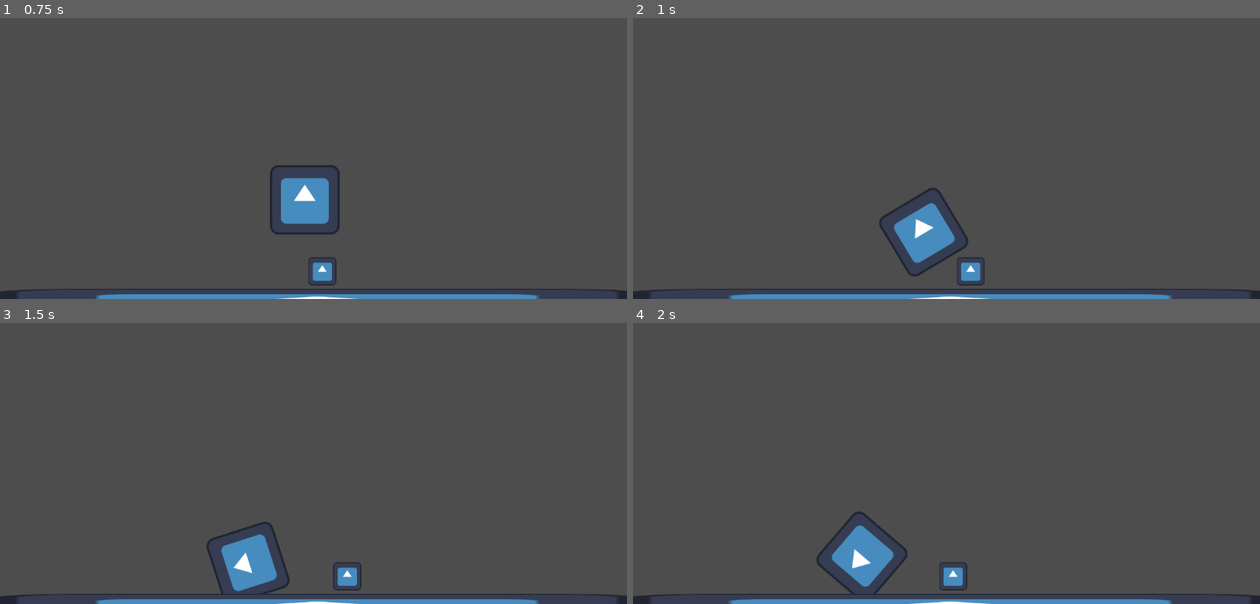
Above: before the commit, frames 1-4 (two rows, left to right).
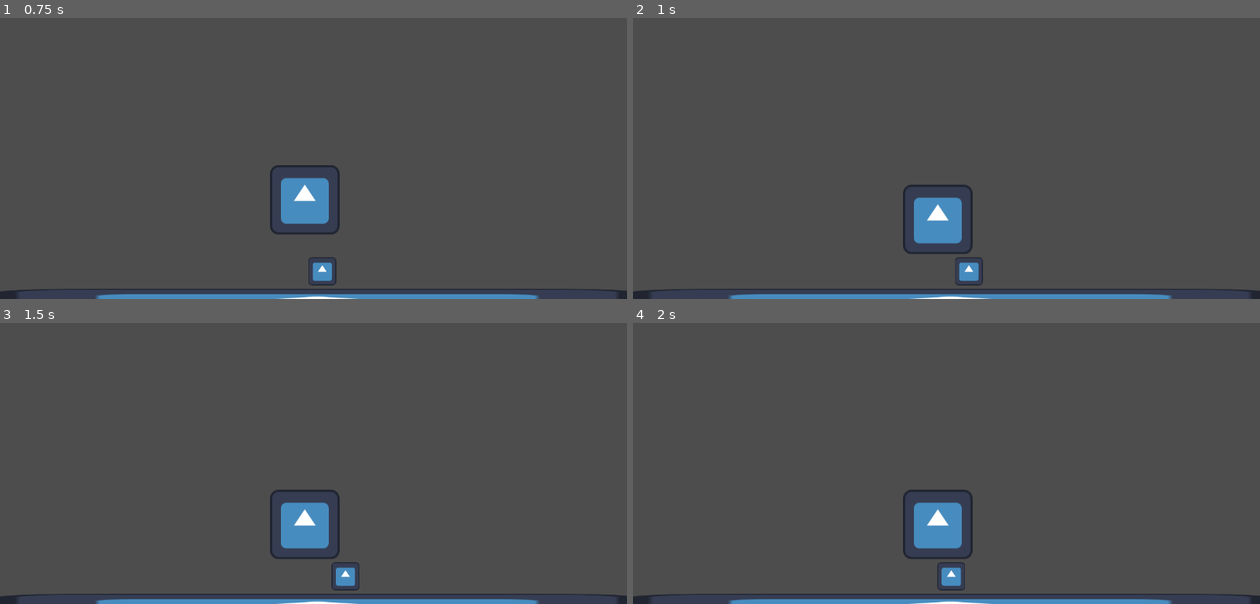
Above: after the commit, the same moments.

Repository: baguette-ballett/baguette-ballett
Game: Godot game, scene res://level.tscn
Same seed, same stepped clock (60 frames per second), same inputs: the game is played once before the commit and once after it. The engine's default icon, where the game draws it, is replaced by a stand-in: a white triangle on a blue panel in a dark square.
Inputs:
- Up to frame 1 (0.75 s): hold Right (right) from 0.53 s (still down)
- Up to frame 2 (1 s): keep holding Right (right)
- Up to frame 3 (1.5 s): release Right (right) at 1.28 s; hold Left (left) from 1.28 s (still down)
- Up to frame 4 (2 s): keep holding Left (left)

Frame 1 is identical in both runs. In frame 2, 2.0% of the frame differs, in the area x 39-57%, y 59-96%; in frame 3, 3.3%; in frame 4, 3.3%, in the area x 29-55%, y 59-97%.

Commit message:
detect collision between player and baguette and freeze baguette

Diff:
--- /dev/null
+++ b/baguette.gd
@@ -0,0 +1,7 @@
+extends RigidBody2D
+
+func _on_player_area_body_entered(body):
+	if body.name != "baguette":
+		return
+
+	set_deferred("freeze", true)
--- a/level.tscn
+++ b/level.tscn
@@ -1,12 +1,16 @@
-[gd_scene load_steps=7 format=3 uid="uid://clhd0m3qtl5xu"]
+[gd_scene load_steps=9 format=3 uid="uid://clhd0m3qtl5xu"]
 
+[ext_resource type="Script" uid="uid://bffd7f2ih6a6c" path="res://baguette.gd" id="1_oi3di"]
 [ext_resource type="Texture2D" uid="uid://brd8c8ispgnym" path="res://icon.svg" id="1_u52ul"]
 [ext_resource type="Script" uid="uid://58aex222u1a5" path="res://player.gd" id="2_vonw3"]
 
 [sub_resource type="CapsuleShape2D" id="CapsuleShape2D_vonw3"]
+radius = 12.8
 
 [sub_resource type="CircleShape2D" id="CircleShape2D_u52ul"]
 radius = 33.0
+
+[sub_resource type="CircleShape2D" id="CircleShape2D_vonw3"]
 
 [sub_resource type="PhysicsMaterial" id="PhysicsMaterial_u52ul"]
 
@@ -17,20 +21,19 @@
 
 [node name="baguette" type="RigidBody2D" parent="."]
 position = Vector2(560, 202)
-collision_layer = 3
-collision_mask = 3
+collision_layer = 2
+collision_mask = 2
+script = ExtResource("1_oi3di")
 
-[node name="testsp" type="Sprite2D" parent="baguette"]
+[node name="baguette sprite" type="Sprite2D" parent="baguette"]
 texture = ExtResource("1_u52ul")
 
-[node name="testcol" type="CollisionShape2D" parent="baguette"]
+[node name="baguette collision" type="CollisionShape2D" parent="baguette"]
 scale = Vector2(5, 5)
 shape = SubResource("CapsuleShape2D_vonw3")
 
 [node name="player" type="CharacterBody2D" parent="."]
 position = Vector2(576, 593)
-collision_layer = 3
-collision_mask = 3
 script = ExtResource("2_vonw3")
 
 [node name="player collision" type="CollisionShape2D" parent="player"]
@@ -40,9 +43,19 @@
 scale = Vector2(0.4, 0.4)
 texture = ExtResource("1_u52ul")
 
+[node name="player area" type="Area2D" parent="player"]
+scale = Vector2(4, 4)
+collision_layer = 3
+collision_mask = 3
+
+[node name="player area collision" type="CollisionShape2D" parent="player/player area"]
+shape = SubResource("CircleShape2D_vonw3")
+
 [node name="ground body" type="StaticBody2D" parent="."]
 position = Vector2(583, 654)
 scale = Vector2(1, 1)
+collision_layer = 3
+collision_mask = 0
 physics_material_override = SubResource("PhysicsMaterial_u52ul")
 
 [node name="ground collision" type="CollisionShape2D" parent="ground body"]
@@ -51,3 +64,5 @@
 [node name="ground sprite" type="Sprite2D" parent="ground body"]
 scale = Vector2(9.1875, 0.382812)
 texture = ExtResource("1_u52ul")
+
+[connection signal="body_entered" from="player/player area" to="baguette" method="_on_player_area_body_entered"]
Not shown, added: assets/sprites/background_left.png.import
Not shown, added: baguette.gd.uid
